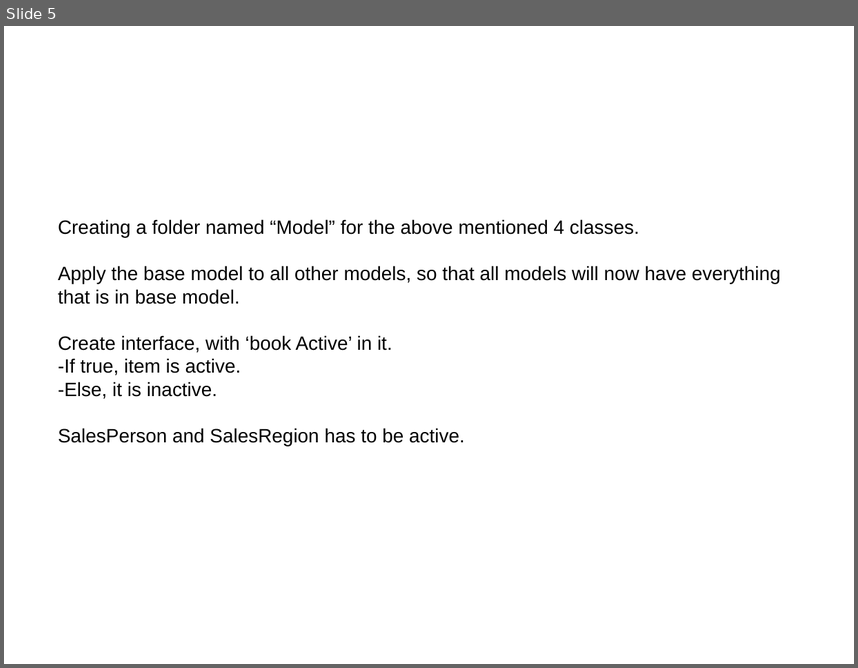
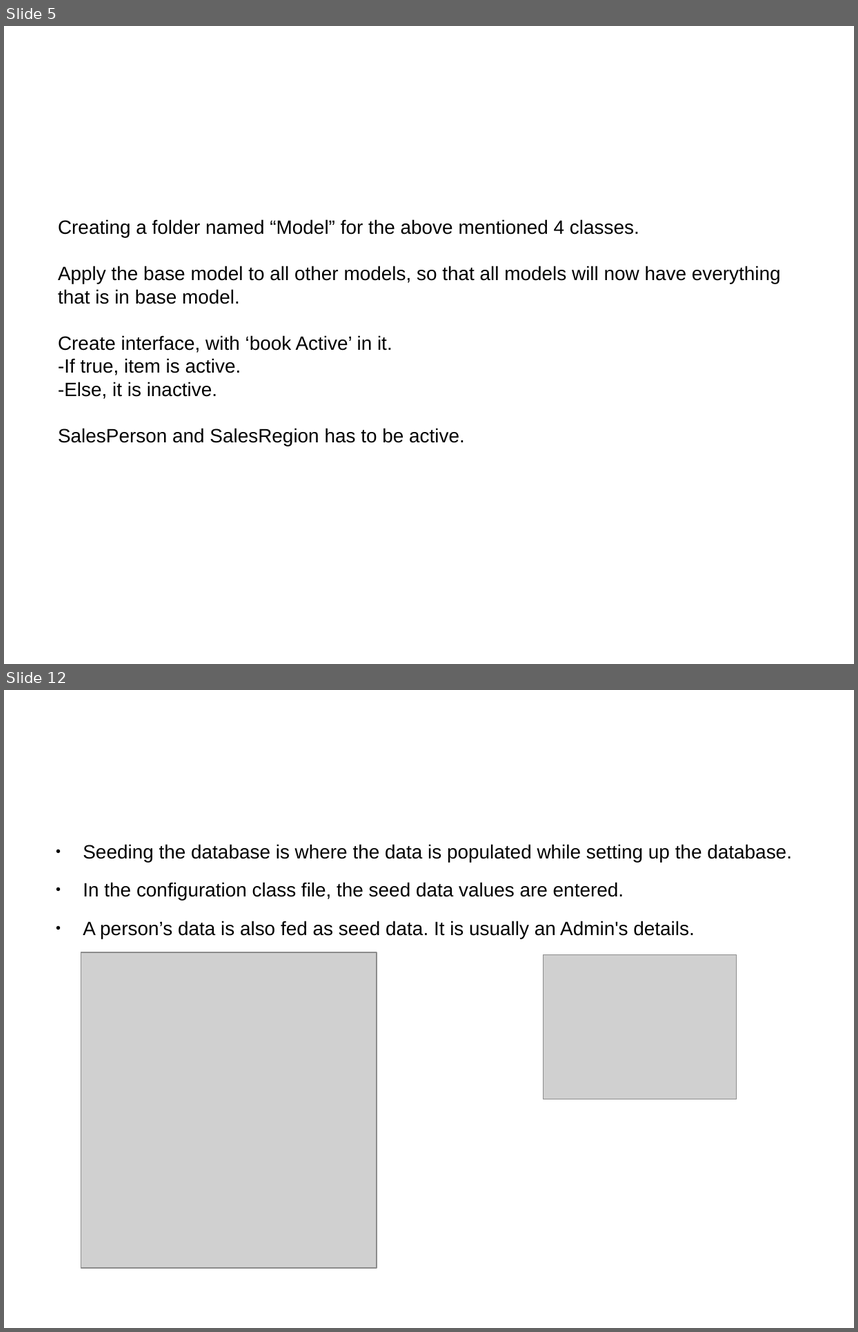
Before and after one commit to niks-in-the-hub/ORM-Entity-Framework-with-C-, a slide deck: csharp_application_with_entity_framework.pptx. Shown one above the other, each under a label of ours: slide 5 before the commit, slides 5 and 12 after it; the slides between them are not shown. The pictures are 858x668 and 858x1332 pixels, drawn with LibreOffice and Linux fonts; fonts in the diff are those of the drawing; grey boxes stand for pictures; background and template pictures are left out. Boxes give left, top, right and bottom in pixels: in the first picture for what was removed or moved away, otherwise in the second. Text is boxed around its words. In the diff, an @@ line names an element or a change of style, - is before the commit and + after.

```diff
--- a/csharp_application_with_entity_framework.pptx
+++ b/csharp_application_with_entity_framework.pptx
@@ slide 12 added at (4, 690, 854, 1328), background picture (left out) @@
@@ text added at (83, 844, 792, 938), 18 pt, text #000000 @@
+● Seeding the database is where the data is populated while setting up the database.
+● In the configuration class file, the seed data values are entered.
+● A person’s data is also fed as seed data. It is usually an Admin's details.
@@ picture added at (81, 952, 377, 1268) @@
@@ picture added at (543, 954, 737, 1099) @@
```
Also in this commit, not shown: 7 slides changed, 3 other slides added.
